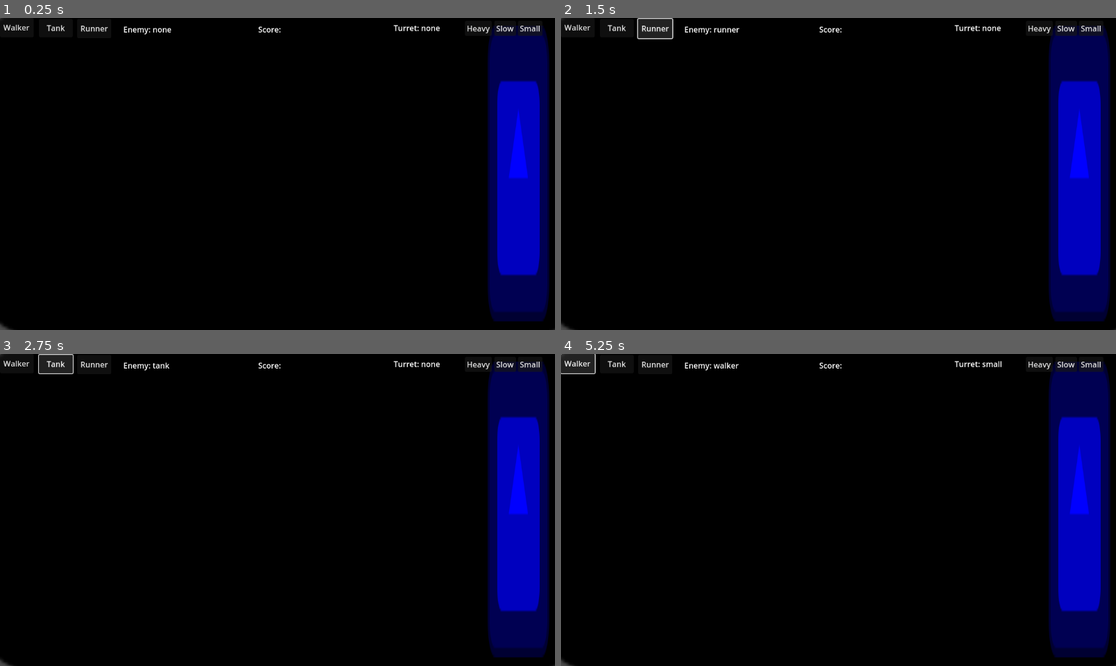
Above: before the commit, frames 1-4 (two rows, left to right).
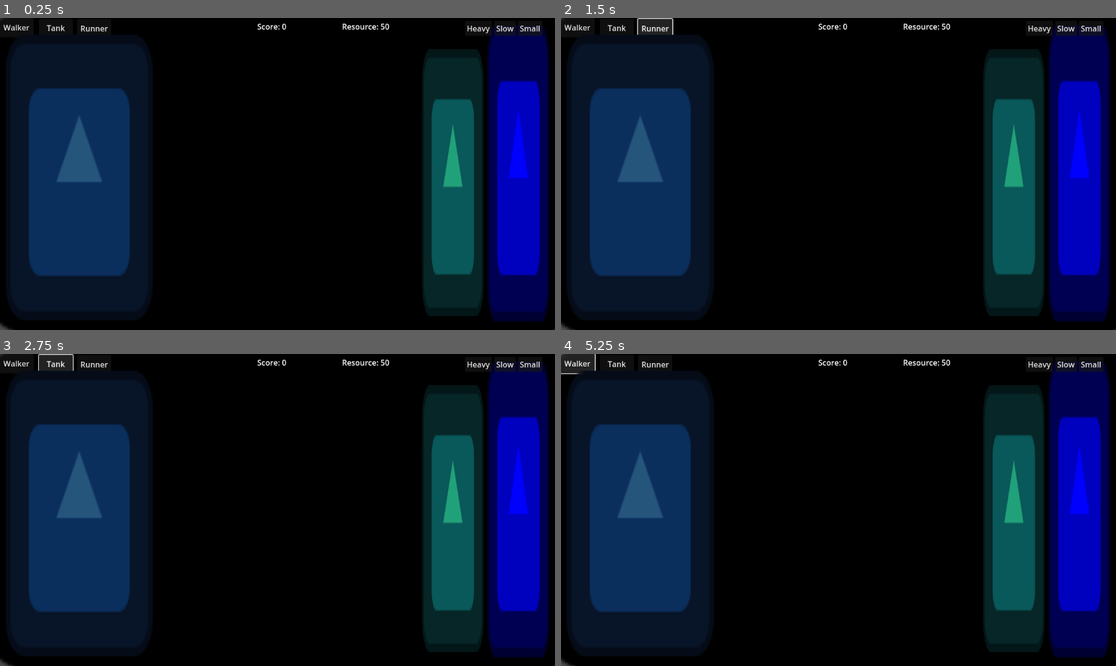
Above: after the commit, the same moments.

Repository: KeaganErasmus/JamGame1
Game: Godot game, scene res://world.tscn
Two runs of this game, one before a commit and one after it. Both use one fixed random seed, a clock stepped at 60 frames per second and the inputs below. The engine's default icon, where the game draws it, is replaced by a stand-in: a white triangle on a blue panel in a dark square.
Inputs:
- Up to frame 1 (0.25 s): no input
- Up to frame 2 (1.5 s): click "Walker" at 0.5 s; click "Runner" at 1.25 s
- Up to frame 3 (2.75 s): click "Tank" at 2 s
- Up to frame 4 (5.25 s): click "Heavy" at 2.75 s; click "Slow" at 3.5 s; click "Small" at 4.25 s; click "Walker" at 5 s

The runs differ from the first frame. In frame 1, 30% of the frame differs, in the area x 1-87%, y 1-95%; in frame 2, 30%; in frame 3, 30%; in frame 4, 30%.

Commit message:
spawn zones implemented

Diff:
--- a/scripts/enemy.gd
+++ b/scripts/enemy.gd
@@ -2,6 +2,10 @@
 
 var health: int
 var speed: int
+var damage: int
+var hit_rate: int
+
+var attack_time: float = 0
 
 @export var en_type: String = "none"
 
@@ -20,14 +24,24 @@
 func create_walker():
 	health = 20
 	speed = 20
+	damage = 5
 	$Sprite2D.modulate = "#D72638"
 
 func create_runner():
 	health = 5
 	speed = 50
+	damage = 5
 	$Sprite2D.modulate = "#F46036"
 
 func create_tank():
 	health = 20
 	speed = 10
+	damage = 5
 	$Sprite2D.modulate = "#FFD23F"
+
+func do_damage(dt: float):
+	attack_time += dt
+	if attack_time > hit_rate:
+		print("hit")
+		attack_time = 0
+	pass
--- a/scripts/turret.gd
+++ b/scripts/turret.gd
@@ -5,10 +5,12 @@
 var fire_rate: float
 var damage: int
 var cost: int
+var time_to_live: int
 
 var en_dir = 0
 var en_distance = 0
 var timer = 0
+var time_to_death = 0
 
 var enemies: Array = []
 
@@ -25,6 +27,8 @@
 	name_label.text = str(turret_type)
 
 func _process(delta):
+	ttl(delta)
+
 	for enemy in enemies:
 		if not is_instance_valid(enemy):
 			continue
@@ -32,6 +36,12 @@
 		if en_distance <= 300:
 			look_at(enemy.global_position)
 			shoot(delta)
+
+func ttl(dt):
+	time_to_death += dt
+	if time_to_death > time_to_live:
+		queue_free()
+		time_to_death = 0
 
 func find_nearest_enemy():
 	var closest_enemy = null
@@ -51,20 +61,19 @@
 	fire_rate = 1
 	damage = 5
 	cost = 5
+	time_to_live = 2
 
 func create_small():
 	fire_rate = 0.5
 	damage = 1
 	cost = 1
+	time_to_live = 5
 
 func create_slow():
 	fire_rate = 0.5
 	damage = 0
 	cost = 3
-
-func distance(v1: Vector2, v2: Vector2) -> float:
-	var result = sqrt((v1.x - v2.x)*(v1.x - v2.x) + (v1.y - v2.y)*(v1.y - v2.y))
-	return result
+	time_to_live = 5
 
 func shoot(dt):
 	timer += dt
--- a/world.gd
+++ b/world.gd
@@ -23,32 +23,36 @@
 var current_spawning = EnemyType.none
 
 var enemies = []
+var can_spawn_enemy = false
 
 var turret = preload("res://scenes/turret.tscn")
 var current_turret_spawning = turret_type.none
+var can_spawn_turret = false
 
 @onready var en_label = $EnemySide/Label
 @onready var tur_label = $TurretSide/Label
 @onready var score_label = $ScoreLabel
-
-func _ready():
-	score_label.text = "Score: "
+@onready var resource_label = $ResourceLabel
 
 func _unhandled_input(event):
 	if event is InputEventMouseButton:
-		if event.pressed and event.button_index == MOUSE_BUTTON_LEFT and current_spawning != "none":
+		if event.pressed and event.button_index == MOUSE_BUTTON_LEFT and current_spawning != "none" and can_spawn_enemy:
 			spawn_enemy()
-		if event.pressed and event.button_index == MOUSE_BUTTON_RIGHT and current_turret_spawning != "none":
-			spawn_turret()
+		if event.pressed and event.button_index == MOUSE_BUTTON_RIGHT and current_turret_spawning != "none" and can_spawn_turret:
+			if resource > 0:
+				spawn_turret()
 
 func _process(delta):
 	mouse_pos = get_global_mouse_position()
 	en_label.text = ("Enemy: " + str(current_spawning))
 	tur_label.text = ("Turret: " + str(current_turret_spawning))
+	score_label.text = ("Score: " + str(score))
+	resource_label.text = ("Resource: " + str(resource))
 
 	for en in enemies:
 		if en.health <= 0:
 			remove_enemy(en)
+			score += 1
 
 	timer += delta
 	if timer > 2 and resource < 50:
@@ -73,6 +77,10 @@
 	tur.set_enemies(enemies)
 	get_node("turretHolder").add_child(tur)
 	tur.global_position = mouse_pos
+	consume_resource(tur.cost)
+
+func consume_resource(amount: int):
+	resource -= amount
 
 func _on_runner_pressed():
 	current_spawning = EnemyType.runner
@@ -91,3 +99,15 @@
 
 func _on_small_pressed():
 	current_turret_spawning = turret_type.small
+
+func _on_enemy_spawn_side_entered():
+	can_spawn_enemy = true
+
+func _on_enemy_spawn_side_exited():
+	can_spawn_enemy = false
+
+func _on_turret_spawn_side_mouse_entered():
+	can_spawn_turret = true
+
+func _on_turret_spawn_side_mouse_exited():
+	can_spawn_turret = false
--- a/world.tscn
+++ b/world.tscn
@@ -1,8 +1,14 @@
-[gd_scene load_steps=4 format=3 uid="uid://b8sstqiscq7b2"]
+[gd_scene load_steps=6 format=3 uid="uid://b8sstqiscq7b2"]
 
 [ext_resource type="Script" path="res://world.gd" id="1_vl3sp"]
 [ext_resource type="Texture2D" uid="uid://duwdgy0rn3ttk" path="res://icon.svg" id="2_pescv"]
 [ext_resource type="PackedScene" uid="uid://drlktwte18i70" path="res://scenes/castle.tscn" id="3_hc4b7"]
+
+[sub_resource type="RectangleShape2D" id="RectangleShape2D_k5fy1"]
+size = Vector2(313, 593)
+
+[sub_resource type="RectangleShape2D" id="RectangleShape2D_qwnw2"]
+size = Vector2(134, 560)
 
 [node name="world" type="Node2D"]
 script = ExtResource("1_vl3sp")
@@ -18,11 +24,18 @@
 [node name="turretHolder" type="Node" parent="."]
 
 [node name="ScoreLabel" type="Label" parent="."]
-offset_left = 536.0
-offset_top = 12.0
-offset_right = 588.0
-offset_bottom = 35.0
+offset_left = 534.0
+offset_top = 6.0
+offset_right = 586.0
+offset_bottom = 29.0
 text = "Score: "
+
+[node name="ResourceLabel" type="Label" parent="."]
+offset_left = 710.0
+offset_top = 6.0
+offset_right = 786.0
+offset_bottom = 30.0
+text = "Resource:"
 
 [node name="Castle" parent="." instance=ExtResource("3_hc4b7")]
 position = Vector2(1076, 323)
@@ -62,6 +75,7 @@
 text = "Tank"
 
 [node name="Label" type="Label" parent="EnemySide"]
+visible = false
 layout_mode = 0
 offset_left = 256.0
 offset_top = 12.0
@@ -102,12 +116,41 @@
 text = "Small"
 
 [node name="Label" type="Label" parent="TurretSide"]
+visible = false
 layout_mode = 0
-offset_left = 251.0
-offset_top = 5.0
-offset_right = 321.0
-offset_bottom = 28.0
+offset_left = 144.0
+offset_top = 2.0
+offset_right = 214.0
+offset_bottom = 25.0
 text = "Turret: "
+
+[node name="EnemySpawnSide" type="Area2D" parent="."]
+position = Vector2(65, 99)
+metadata/_edit_group_ = true
+
+[node name="CollisionShape2D" type="CollisionShape2D" parent="EnemySpawnSide"]
+position = Vector2(99.5, 233.5)
+shape = SubResource("RectangleShape2D_k5fy1")
+
+[node name="Sprite2D" type="Sprite2D" parent="EnemySpawnSide"]
+modulate = Color(0.14902, 0.333333, 0.486275, 1)
+position = Vector2(99.5, 232.5)
+scale = Vector2(2.38281, 4.63281)
+texture = ExtResource("2_pescv")
+
+[node name="TurretSpawnSide" type="Area2D" parent="."]
+position = Vector2(881, 54)
+metadata/_edit_group_ = true
+
+[node name="CollisionShape2D" type="CollisionShape2D" parent="TurretSpawnSide"]
+position = Vector2(57, 286)
+shape = SubResource("RectangleShape2D_qwnw2")
+
+[node name="Sprite2D" type="Sprite2D" parent="TurretSpawnSide"]
+modulate = Color(0.129412, 0.631373, 0.47451, 1)
+position = Vector2(59, 288)
+scale = Vector2(1, 4.32813)
+texture = ExtResource("2_pescv")
 
 [connection signal="pressed" from="EnemySide/walker" to="." method="_on_walker_pressed"]
 [connection signal="pressed" from="EnemySide/runner" to="." method="_on_runner_pressed"]
@@ -115,3 +158,7 @@
 [connection signal="pressed" from="TurretSide/heavy" to="." method="_on_heavy_pressed"]
 [connection signal="pressed" from="TurretSide/slow" to="." method="_on_slow_pressed"]
 [connection signal="pressed" from="TurretSide/small" to="." method="_on_small_pressed"]
+[connection signal="mouse_entered" from="EnemySpawnSide" to="." method="_on_enemy_spawn_side_entered"]
+[connection signal="mouse_exited" from="EnemySpawnSide" to="." method="_on_enemy_spawn_side_exited"]
+[connection signal="mouse_entered" from="TurretSpawnSide" to="." method="_on_turret_spawn_side_mouse_entered"]
+[connection signal="mouse_exited" from="TurretSpawnSide" to="." method="_on_turret_spawn_side_mouse_exited"]
